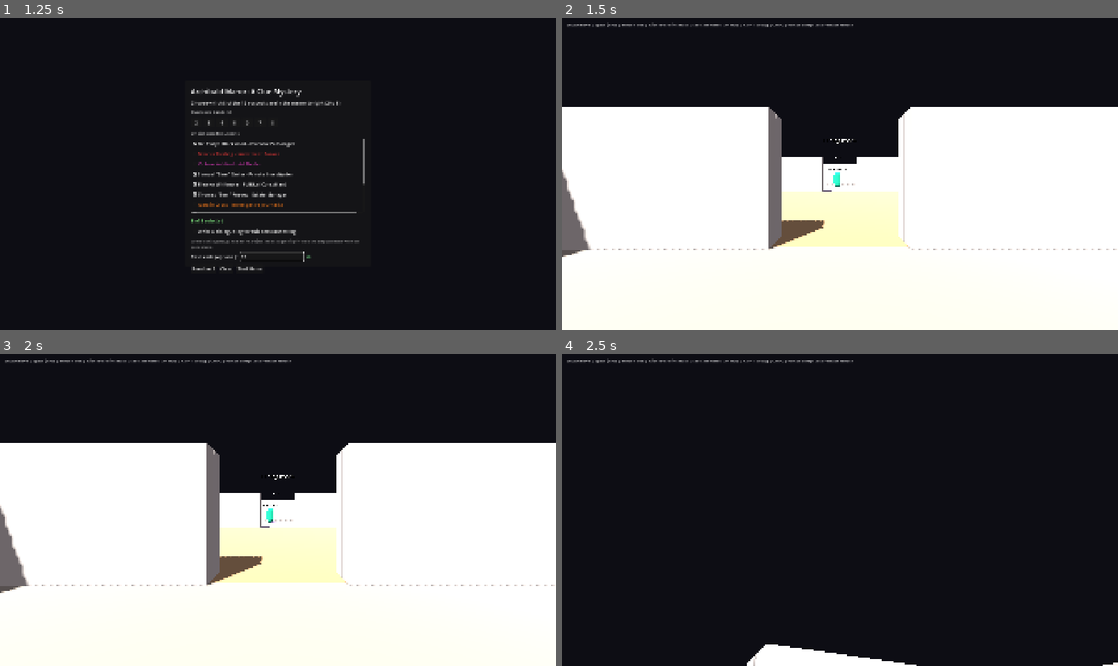
Above: before the commit, frames 1-4 (two rows, left to right).
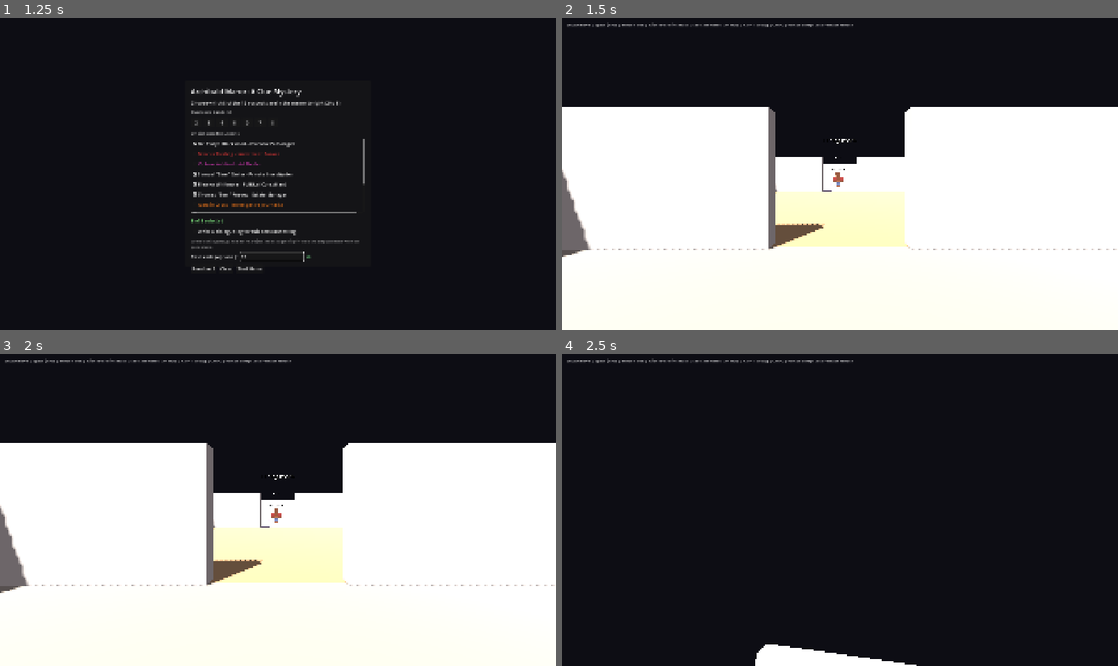
Above: after the commit, the same moments.

Repository: TylerHat/ArchibaldManorMystery
Game: Godot game, scene res://Scenes/Main.tscn
Same seed, same stepped clock (60 frames per second), same inputs: the game is played once before the commit and once after it.
Inputs (mouse positions are in pixels of both pictures, inside the frame that each line leads up to):
- Up to frame 1 (1.25 s): click (272, 258) at 0.52 s; type "12" at 0.6 s
- Up to frame 2 (1.5 s): click "Start Game" at 1.25 s
- Up to frame 3 (2 s): no input
- Up to frame 4 (2.5 s): move the mouse to (867, 506) at 2.02 s; hold W (move_forward) from 2.03 s (still down); hold E (interact) from 2.03 s (still down); click (867, 506) at 2.17 s; tap Space (jump) at 2.27 s

Frame 1 is identical in both runs. In frame 2, 1.0% of the frame differs, in the area x 38-62%, y 30-72%; in frame 3, 1.0%; in frame 4, less than 0.1%.

Commit message:
added models and textures to suspects

Diff:
--- a/Scenes/Main.tscn
+++ b/Scenes/Main.tscn
@@ -8,6 +8,5 @@
 
 [node name="Manor" type="Node3D" parent="." unique_id=915662854]
 script = ExtResource("2_idj7w")
-center_interior_walls = false
 
 [node name="Decor" type="Node3D" parent="Manor" unique_id=218169484]
--- a/scripts/Main.gd
+++ b/scripts/Main.gd
@@ -214,7 +214,7 @@
 	GameManager.start_new_game(selected_ids)
 	_build_name_regexes()
 	_build_world()
-	_build_mansion()
+	_adopt_manor()
 	_spawn_npcs()
 	# After the mansion, since it needs room_centers to place anything.
 	crime_scene = load("res://Scripts/CrimeScene.gd").build(self, rooms_node)
@@ -530,6 +530,17 @@
 
 # ---------------------------------------------------------------- geometry --
 
+
+## A box with a mesh, a matching collision shape and a flat colour.
+##
+## The mansion no longer uses this (ManorBuilder owns all of that geometry now),
+## but CrimeScene.gd builds the victim, the weapon, the trace marks, the gap
+## where a weapon should be, and the personal items with it, so it stays. Do not
+## delete it again without checking CrimeScene.gd first.
+##
+## Note it creates a fresh StandardMaterial3D per call, which is why the old
+## mansion could not batch. Fine for the handful of crime scene props; do not
+## build hundreds of anything with it.
 func add_solid_box(parent: Node3D, box_name: String, size: Vector3, pos: Vector3, color: Color) -> StaticBody3D:
 	var body := StaticBody3D.new()
 	body.name = box_name
@@ -571,123 +582,41 @@
 	light.shadow_enabled = true
 	add_child(light)
 
-	rooms_node = Node3D.new()
-	rooms_node.name = "Rooms"
-	add_child(rooms_node)
-
-	# A large safety-net ground plane beneath everything.
-	add_solid_box(rooms_node, "Ground", Vector3(60, 0.2, 60), Vector3(0, -0.6, 0), Color(0.1, 0.1, 0.12))
-
-
-func _room_center(row: int, col: int) -> Vector3:
-	return Vector3((col - 1) * PITCH, 0, (row - 1) * PITCH)
-
-
-func _has_neighbor(row: int, col: int, dir: String) -> bool:
-	match dir:
-		"north":
-			return row - 1 >= 0
-		"south":
-			return row + 1 <= 2
-		"west":
-			return col - 1 >= 0
-		_:
-			return col + 1 <= 2
-
-
-func _build_mansion() -> void:
-	for row in range(GRID.size()):
-		for col in range(GRID[row].size()):
-			var rname: String = GRID[row][col]
-			var center := _room_center(row, col)
-			room_centers[rname] = center
-			grid_pos[rname] = Vector2i(row, col)
-			_build_room(rname, center, row, col)
-
-
-func _build_room(rname: String, center: Vector3, row: int, col: int) -> void:
-	var color: Color = ROOM_COLORS.get(rname, Color(0.8, 0.75, 0.65))
-	# Floor tiles are sized to PITCH (room spacing), not CELL (room interior
-	# width), so neighboring floors butt up exactly against each other with
-	# no strip of missing floor under the doorway gaps in the walls.
-	add_solid_box(rooms_node, rname + "_Floor", Vector3(PITCH, 0.2, PITCH), Vector3(center.x, -0.1, center.z), color)
-
-	# Each shared boundary between two rooms must only be built ONCE, by
-	# whichever room "owns" it - otherwise two offset wall segments end up
-	# facing each other with a sliver of a gap between them that's narrower
-	# than the player and easy to get wedged in. South and east walls are
-	# always built by this room (covering both interior boundaries and the
-	# south/east edges of the mansion). North and west walls are only built
-	# here when there's no neighbor on that side (i.e. they're the outer
-	# edge of the mansion) - otherwise the neighboring room's south/east
-	# call already covers that same boundary.
-	_build_wall_side(rname, center, row, col, "south")
-	_build_wall_side(rname, center, row, col, "east")
-	if not _has_neighbor(row, col, "north"):
-		_build_wall_side(rname, center, row, col, "north")
-	if not _has_neighbor(row, col, "west"):
-		_build_wall_side(rname, center, row, col, "west")
-
-	var label := Label3D.new()
-	label.text = rname
-	label.position = Vector3(center.x, 3.4, center.z)
-	label.font_size = 56
-	label.billboard = BaseMaterial3D.BILLBOARD_ENABLED
-	rooms_node.add_child(label)
-
-
-func _build_wall_side(rname: String, center: Vector3, row: int, col: int, dir: String) -> void:
-	var half := CELL / 2.0
-	if dir == "north" or dir == "south":
-		var has_n := _has_neighbor(row, col, dir)
-		var z: float = center.z + (-half if dir == "north" else half)
-		var is_front_door := rname == "Hall" and dir == "south" and not has_n
-		if has_n or is_front_door:
-			var seg := (CELL - DOOR_W) / 2.0
-			var off := DOOR_W / 2.0 + seg / 2.0
-			add_solid_box(rooms_node, rname + "_" + dir + "_a", Vector3(seg, WALL_H, WALL_T), Vector3(center.x - off, WALL_H / 2.0, z), WALL_COLOR)
-			add_solid_box(rooms_node, rname + "_" + dir + "_b", Vector3(seg, WALL_H, WALL_T), Vector3(center.x + off, WALL_H / 2.0, z), WALL_COLOR)
-			if is_front_door:
-				_build_front_door(Vector3(center.x, 0, z))
-		else:
-			add_solid_box(rooms_node, rname + "_" + dir, Vector3(CELL, WALL_H, WALL_T), Vector3(center.x, WALL_H / 2.0, z), WALL_COLOR)
-	else:
-		var has_n2 := _has_neighbor(row, col, dir)
-		var x: float = center.x + (-half if dir == "west" else half)
-		if has_n2:
-			var seg2 := (CELL - DOOR_W) / 2.0
-			var off2 := DOOR_W / 2.0 + seg2 / 2.0
-			add_solid_box(rooms_node, rname + "_" + dir + "_a", Vector3(WALL_T, WALL_H, seg2), Vector3(x, WALL_H / 2.0, center.z - off2), WALL_COLOR)
-			add_solid_box(rooms_node, rname + "_" + dir + "_b", Vector3(WALL_T, WALL_H, seg2), Vector3(x, WALL_H / 2.0, center.z + off2), WALL_COLOR)
-		else:
-			add_solid_box(rooms_node, rname + "_" + dir, Vector3(WALL_T, WALL_H, CELL), Vector3(x, WALL_H / 2.0, center.z), WALL_COLOR)
-
-
-func _build_front_door(pos: Vector3) -> void:
-	var door := StaticBody3D.new()
-	door.name = "FrontDoor"
-	door.set_script(load("res://Scripts/Door.gd"))
-	rooms_node.add_child(door)
-	door.position = pos
-
-	var mesh := MeshInstance3D.new()
-	var box := BoxMesh.new()
-	box.size = Vector3(DOOR_W - 0.6, WALL_H - 0.3, 0.2)
-	mesh.mesh = box
-	mesh.position.y = box.size.y / 2.0
-	var mat := StandardMaterial3D.new()
-	mat.albedo_color = Color(0.36, 0.2, 0.1)
-	mesh.material_override = mat
-	door.add_child(mesh)
-
-	var coll := CollisionShape3D.new()
-	var shape := BoxShape3D.new()
-	shape.size = box.size
-	coll.shape = shape
-	coll.position.y = mesh.position.y
-	door.add_child(coll)
-
-	front_door_node = door
+
+## The manor is generated by the Manor node's ManorBuilder script, in the editor
+## and again at runtime. This reads back what it built, so the rest of Main.gd
+## keeps working against room_centers / grid_pos / rooms_node exactly as before.
+##
+## REPLACES the old _build_mansion(). Running both produced two complete
+## overlapping manors: doubled geometry, doubled collision, and nine pairs of
+## exactly coplanar floor slabs fighting over the depth buffer.
+func _adopt_manor() -> void:
+	# Typed via the class_name rather than left as Node: GDScript resolves
+	# method calls at compile time, so manor.rebuild() on a bare Node would not
+	# even parse. The cast yields null if the node is the wrong type, which the
+	# check below catches.
+	var manor: ManorBuilder = get_node_or_null("Manor") as ManorBuilder
+	if manor == null:
+		push_error("Main: no 'Manor' node with ManorBuilder.gd attached was found as a child of Main. See MANOR_BUILDER.md.")
+		return
+
+	manor.rebuild()
+
+	room_centers.clear()
+	grid_pos.clear()
+	var data: Dictionary = manor.get_room_data()
+	for rname in data:
+		room_centers[rname] = data[rname]["center"]
+		grid_pos[rname] = data[rname]["grid"]
+
+	front_door_node = manor.front_door_node
+	# NPCs and evidence parent to Decor, never to the generated Shell, so a
+	# rebuild cannot delete them out from under a running game.
+	# Cast required: get_node_or_null() returns Node, and rooms_node is typed
+	# Node3D, which is narrower.
+	rooms_node = manor.get_node_or_null("Decor") as Node3D
+	if rooms_node == null:
+		rooms_node = manor
 
 
 # -------------------------------------------------------------- characters --
@@ -723,16 +652,11 @@
 		npc.position = Vector3(center.x + offset.x, 0, center.z + offset.z)
 		npc_nodes[c["id"]] = npc
 
-		var mesh := MeshInstance3D.new()
-		var cap := CapsuleMesh.new()
-		cap.height = 1.8
-		cap.radius = 0.4
-		mesh.mesh = cap
-		mesh.position.y = 0.9
-		var mat := StandardMaterial3D.new()
-		mat.albedo_color = NPC_COLORS.get(c["id"], Color.WHITE)
-		mesh.material_override = mat
-		npc.add_child(mesh)
+		# Loads Models/Suspects/<id>.glb when present, otherwise falls back to
+		# the original coloured capsule. bind_model() hooks up idle/walk.
+		# See CHARACTER_MODELS.md.
+		SuspectModels.build_visual(npc, c["id"], NPC_COLORS.get(c["id"], Color.WHITE))
+		npc.bind_model()
 
 		var coll := CollisionShape3D.new()
 		var cshape := CapsuleShape3D.new()
@@ -957,7 +881,7 @@
 ## Shortest path (in room names, excluding `from_room`) between two rooms
 ## over the 3x3 GRID, treating every orthogonally adjacent pair of rooms as
 ## connected (every internal wall in the mansion has a doorway gap - see
-## _build_wall_side). Returns [] if there's no path or from == to.
+## ManorBuilder's wall pass). Returns [] if there's no path or from == to.
 func _room_bfs_path(from_room: String, to_room: String) -> Array:
 	if from_room == to_room:
 		return []
@@ -1067,7 +991,7 @@
 ## Which room a world-space point sits in, by nearest room center. The 3x3
 ## grid is evenly spaced and every room is the same size, so nearest-center is
 ## exactly equivalent to a cell lookup here, without duplicating the PITCH/CELL
-## arithmetic that _build_mansion() already owns.
+## arithmetic that ManorBuilder already owns.
 func _room_at(pos: Vector3) -> String:
 	var best := ""
 	var best_d := INF
Binary file added: Models/Suspects/Textures/texture-a.png
Not shown, added: Models/Suspects/Textures/texture-a.png.import
Binary file added: Models/Suspects/Textures/texture-b.png
Not shown, added: Models/Suspects/Textures/texture-b.png.import
Binary file added: Models/Suspects/Textures/texture-c.png
Not shown, added: Models/Suspects/Textures/texture-c.png.import
Binary file added: Models/Suspects/Textures/texture-d.png
Not shown, added: Models/Suspects/Textures/texture-d.png.import
Binary file added: Models/Suspects/Textures/texture-e.png
Not shown, added: Models/Suspects/Textures/texture-e.png.import
Binary file added: Models/Suspects/Textures/texture-f.png
Not shown, added: Models/Suspects/Textures/texture-f.png.import
(and 36 more such lines)
